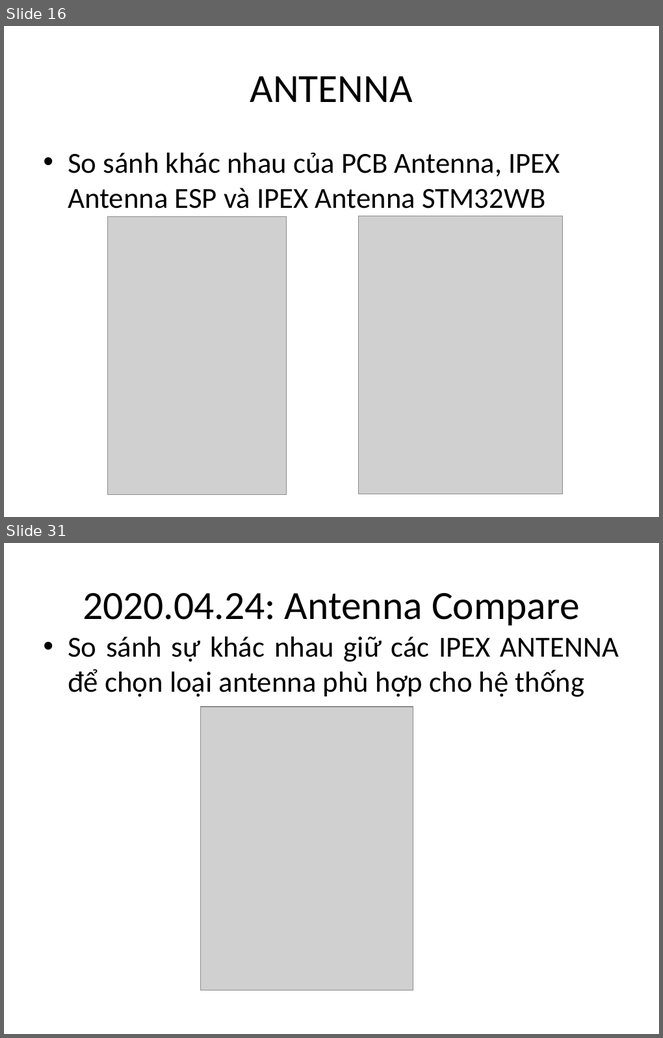
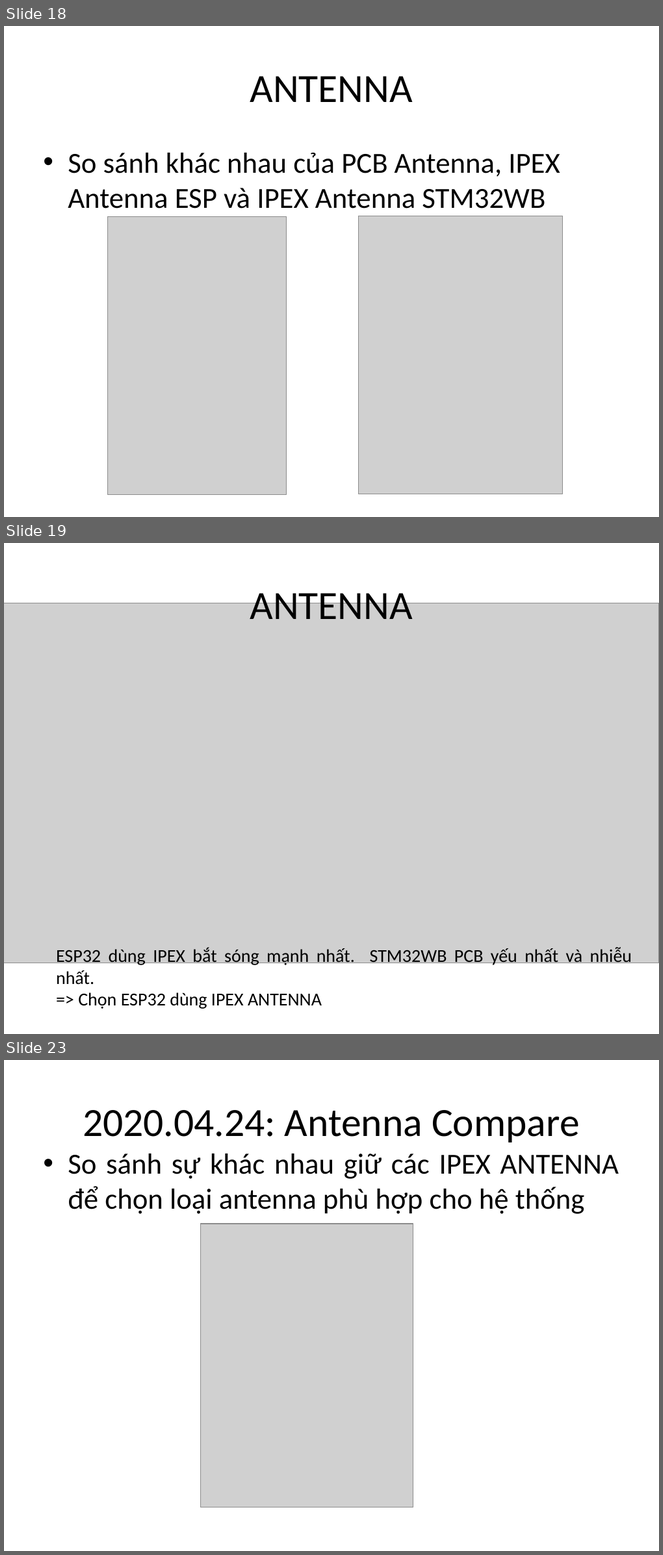
Before and after one commit to letruongthanh3698/BLE_matlab, a slide deck: report/Timeline.Report.pptx. Shown one above the other, each under a label of ours: slides 16 and 31 before the commit, slides 18, 19 and 23 after it; the slides between them are not shown. The pictures are 663x1038 and 663x1555 pixels, drawn with LibreOffice and Linux fonts; fonts in the diff are those of the drawing; grey boxes stand for pictures. Boxes give left, top, right and bottom in pixels: in the first picture for what was removed or moved away, otherwise in the second. Text is boxed around its words. In the diff, an @@ line names an element or a change of style, - is before the commit and + after.

```diff
--- a/report/Timeline.Report.pptx
+++ b/report/Timeline.Report.pptx
@@ slide 19 added at box(4, 543, 659, 1034), background #FFFFFF @@
@@ title added at box(250, 586, 413, 619), 44 pt, text #000000 @@
+ANTENNA
@@ picture added at box(4, 603, 659, 964) @@
@@ text added at box(56, 947, 633, 1009), 20 pt, text #000000 @@
+ESP32 dùng IPEX bắt sóng mạnh nhất. STM32WB PCB yếu nhất và nhiễu nhất.
+=> Chọn ESP32 dùng IPEX ANTENNA
@@ what was slide 16 is now slide 18 @@
@@ what was slide 31 is now slide 23 @@
```
Also in this commit, not shown: 9 slides changed, 1 other slide added, 10 slides removed, 18 other files.
